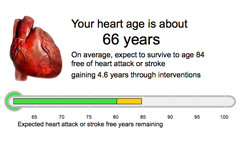
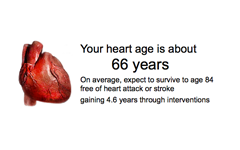
Comparing the layer stacks of the two 240 x 150 images. Changes:
added layer "Layer 1" above "Background" over (9, 25, 236, 117)
added layer "Background" over (4, 15, 236, 128)
